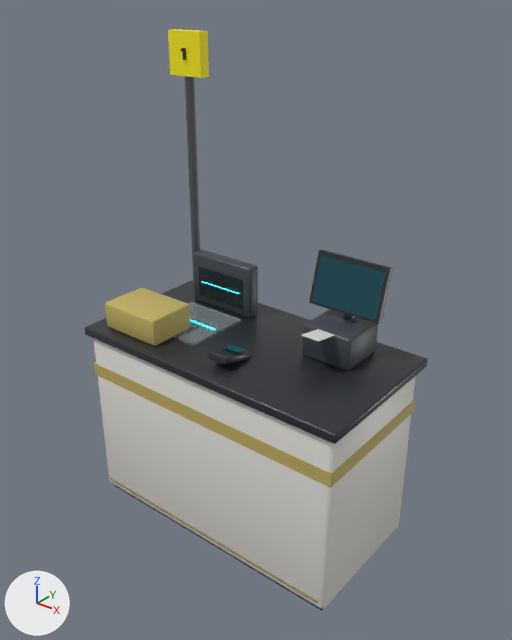
Two versions of the glTF model simulator/godot/assets/checkout.glb, one commit apart.
Rendered twice from a 50 mm camera at (1.67, -2.04, 2.24) aimed at (0.04, 0.0, 0.98). Every picture has the same lights, and +X, +Y and +Z are marked at lower left. The picture after the commit comes second. Where no turn or scale is listed for an object, it has been applied to the vertices. Vertices at exactly the same position are counted once.

The older version as bpy lines, for what is in view:
```python
mat_ochre = principled_material('Ochre')
mat_ochre.base_color = (0.521, 0.423, 0.122)  # yellow #bfae62
mat_ochre.roughness = 0.6
mat_white = principled_material('White')
mat_white.base_color = (0.761, 0.745, 0.701)  # light grey #e2e0da
mat_white.roughness = 0.45
me_body_006 = bpy.data.meshes.new('Body.006')
me_body_006.from_pydata(...)  # 470 vertices, 856 faces; spans x -0.65..0.65, y -0.34..0.34, z 0.0..2.04
me_body_006.materials.append(mat_ochre)  # yellow #bfae62
me_body_006.materials.append(mat_white)  # light grey #e2e0da
me_body_006.materials.append(mat_graphite)  # dark grey #454b53
me_body_006.materials.append(mat_trimchampagne)  # beige #b5a27a
me_body_006.materials.append(mat_charcoal)  # dark grey #2a2d32
me_body_006.materials.append(mat_glass)  # pale blue #d6e6ee
me_body_006.materials.append(mat_ledcyan)  # cyan #7fe6ee, glowing cyan #00f0ff
me_body_006.materials.append(mat_smokedglass)  # dark grey #2a3238
me_body_006.materials.append(mat_display)  # black #05080a
me_body_006.materials.append(mat_darksteel)  # dark grey #5d646c
me_body_006.materials.append(mat_yellowpaint)  # yellow #fcee0a
me_cube_792 = bpy.data.meshes.new('Cube.792')
me_cube_792.from_pydata(...)  # 8 vertices, 12 faces; spans x -0.145..0.145, y -0.027..0.027, z -0.092..0.092
me_cube_792.materials.append(mat_screen)  # black #05080a
ob_body = bpy.data.objects.new('Body', me_body_006)
ob_body.location = (0.0, 0.0, 0.0)
ob_screen = bpy.data.objects.new('Screen', me_cube_792)
ob_screen.location = (0.35, 0.183, 1.15)
```
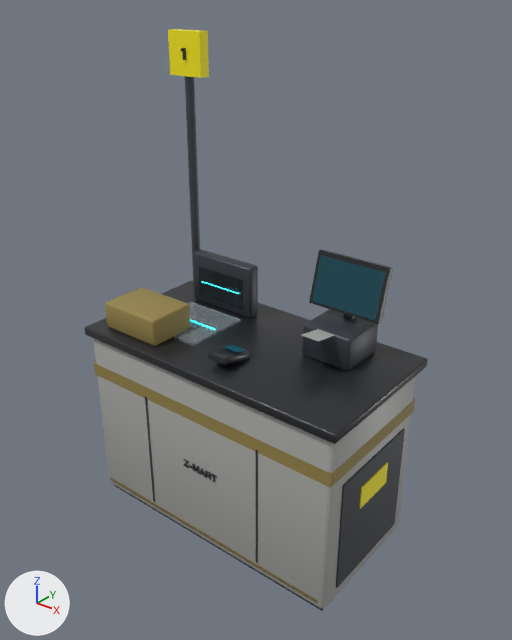
Diff of the bpy script that builds the scene:
```diff
--- a/simulator/godot/assets/checkout.glb.py
+++ b/simulator/godot/assets/checkout.glb.py
@@ mat_ochre @@
 mat_ochre = principled_material('Ochre')
-mat_ochre.base_color = (0.521, 0.423, 0.122)  # yellow #bfae62
+mat_ochre.base_color = (0.305, 0.231, 0.0685)  # yellow #96844a
 mat_ochre.roughness = 0.6
@@ mat_white @@
 mat_white = principled_material('White')
-mat_white.base_color = (0.761, 0.745, 0.701)  # light grey #e2e0da
+mat_white.base_color = (0.397, 0.402, 0.381)  # grey #a9aaa6
 mat_white.roughness = 0.45
@@ me_body_006 @@
 # used by ob_body; location = (0.0, 0.0, 0.0)
-me_body_006.from_pydata(...)  # 470 vertices, 856 faces; spans x -0.65..0.65, y -0.34..0.34, z 0.0..2.04
+me_body_006.from_pydata(...)  # 644 vertices, 1172 faces; spans x -0.65..0.65, y -0.34..0.34, z 0.0..2.04
+# me_body_006 part 1: a new loose piece, a box spanning x 0.631..0.637, y -0.24..0.22, z 0.09..0.59, in mat_graphite (dark grey #383c43)
+# me_body_006 part 2: a new loose piece, a box spanning x -0.304..-0.296, y -0.324..-0.32, z 0.08..0.64, in mat_graphite (dark grey #383c43)
+# me_body_006 part 3: a new loose piece, a box spanning x 0.296..0.304, y -0.324..-0.32, z 0.08..0.64, in mat_graphite (dark grey #383c43)
+# me_body_006 part 4: a new loose piece, a box spanning x 0.635..0.641, y -0.11..0.09, z 0.4..0.5, in mat_yellowpaint (yellow #fcee0a)
+# other edits to the shape of me_body_006 do not show in these pictures
 me_body_006.materials.append(mat_ochre)
```

Changed parts and their boxes [x1, y1, x2, y2] in the pictures (512 x 640 px):
'Body', recoloured, reshaped
    both: [84, 29, 428, 611]
part 1 of me_body_006, added
    after: [336, 428, 405, 588]
part 2 of me_body_006, added
    after: [145, 397, 155, 502]
part 3 of me_body_006, added
    after: [256, 450, 258, 563]
part 4 of me_body_006, added
    after: [360, 462, 388, 509]
